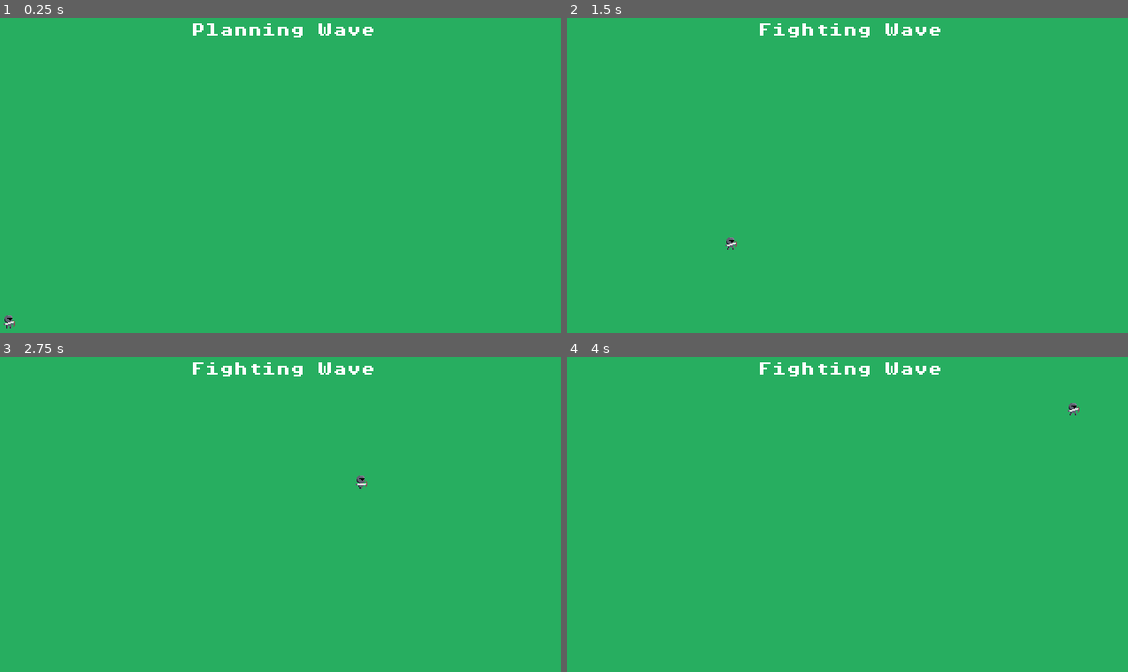
Above: before the commit, frames 1-4 (two rows, left to right).
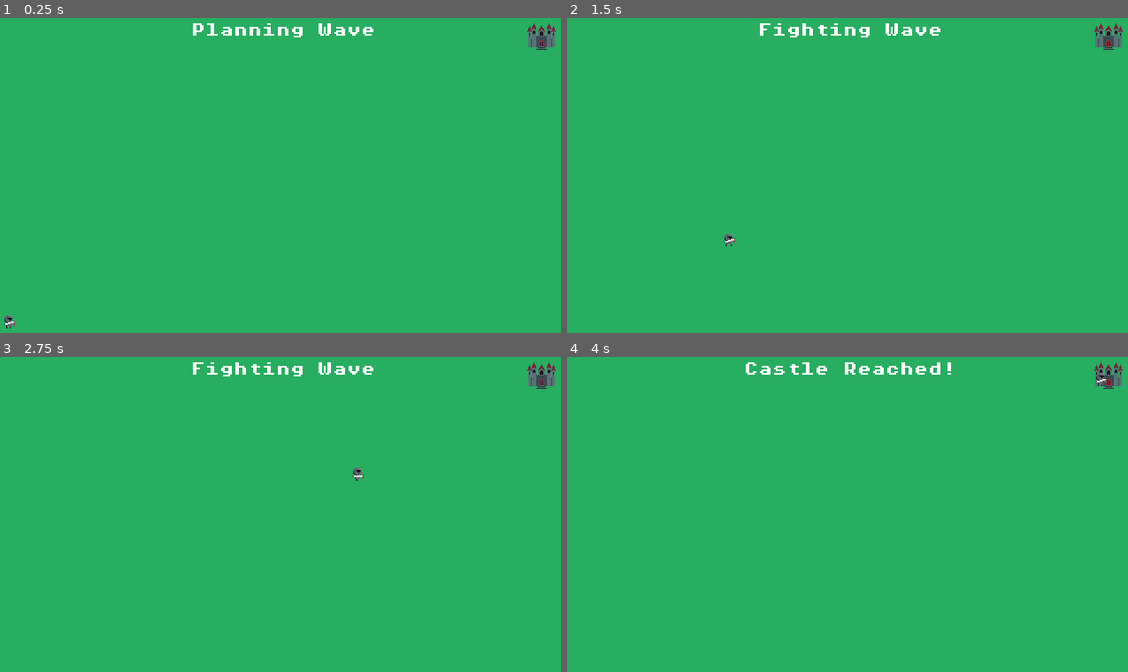
Above: after the commit, the same moments.

Repository: p-lorenzo/reversevs
Game: Godot game, scene res://scenes/world.tscn
Same seed, same stepped clock (60 frames per second), same inputs: the game is played once before the commit and once after it.
Inputs (mouse positions are in pixels of both pictures, inside the frame that each line leads up to):
- Up to frame 1 (0.25 s): no input
- Up to frame 2 (1.5 s): tap Enter (ui_accept) at 0.5, 0.77 s; move the mouse to (976, 156) at 0.52 s; click (976, 156) at 0.67 s; move the mouse to (735, 188) at 1.27 s; click (735, 188) at 1.42 s
- Up to frame 3 (2.75 s): tap Enter (ui_accept) at 1.52 s; move the mouse to (342, 442) at 2.02 s; click (342, 442) at 2.17 s
- Up to frame 4 (4 s): move the mouse to (819, 577) at 2.77 s; click (819, 577) at 2.92 s; tap Enter (ui_accept) at 3.02, 3.77 s; move the mouse to (1021, 561) at 3.52 s; click (1021, 561) at 3.67 s

The runs differ from the first frame. In frame 1, 0.3% of the frame differs, in the area x 94-100%, y 1-11%; in frame 2, 0.4%; in frame 3, 0.4%; in frame 4, 0.8%, in the area x 31-100%, y 1-19%.

Commit message:
feat: added castle sprite

Diff:
--- a/scenes/world.tscn
+++ b/scenes/world.tscn
@@ -1,12 +1,13 @@
-[gd_scene load_steps=6 format=3 uid="uid://beb2370gitmgw"]
+[gd_scene load_steps=7 format=3 uid="uid://beb2370gitmgw"]
 
+[ext_resource type="Texture2D" uid="uid://cr1upaw0lkltc" path="res://art/sprites/castle.png" id="2_71j4m"]
 [ext_resource type="PackedScene" uid="uid://b22drsgl0fpi" path="res://scenes/hero.tscn" id="2_rwgxs"]
 [ext_resource type="PackedScene" uid="uid://cc7gqs5d3ld4t" path="res://scenes/enemy.tscn" id="3_4wyf3"]
 [ext_resource type="Script" uid="uid://borem4ksvhkfm" path="res://scripts/player.gd" id="3_k0juu"]
 [ext_resource type="PackedScene" uid="uid://b30rmn847u86v" path="res://scenes/hud/phase.tscn" id="4_k0juu"]
 
 [sub_resource type="RectangleShape2D" id="RectangleShape2D_rwgxs"]
-size = Vector2(60, 77)
+size = Vector2(10, 8)
 
 [node name="world" type="Node2D"]
 metadata/_edit_vertical_guides_ = [-175.0]
@@ -25,10 +26,14 @@
 initial_state = -1
 
 [node name="BossCastle" type="Area2D" parent="." groups=["castle"]]
-position = Vector2(603, 46)
+position = Vector2(612, 24)
 
 [node name="CollisionShape2D" type="CollisionShape2D" parent="BossCastle"]
+position = Vector2(0, 9)
 shape = SubResource("RectangleShape2D_rwgxs")
+
+[node name="Sprite2D" type="Sprite2D" parent="BossCastle"]
+texture = ExtResource("2_71j4m")
 
 [node name="Player" type="Node2D" parent="." node_paths=PackedStringArray("spawn_parent_path")]
 script = ExtResource("3_k0juu")
Binary file added: art/sprites/castle.png
Not shown, added: art/sprites/castle.png.import
